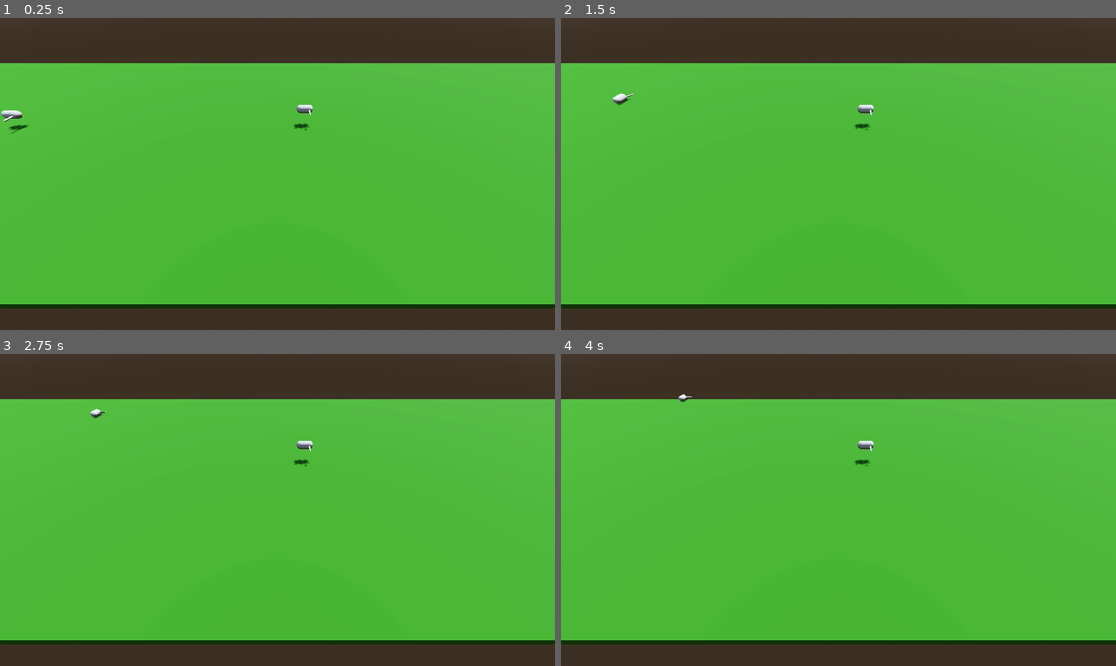
Above: before the commit, frames 1-4 (two rows, left to right).
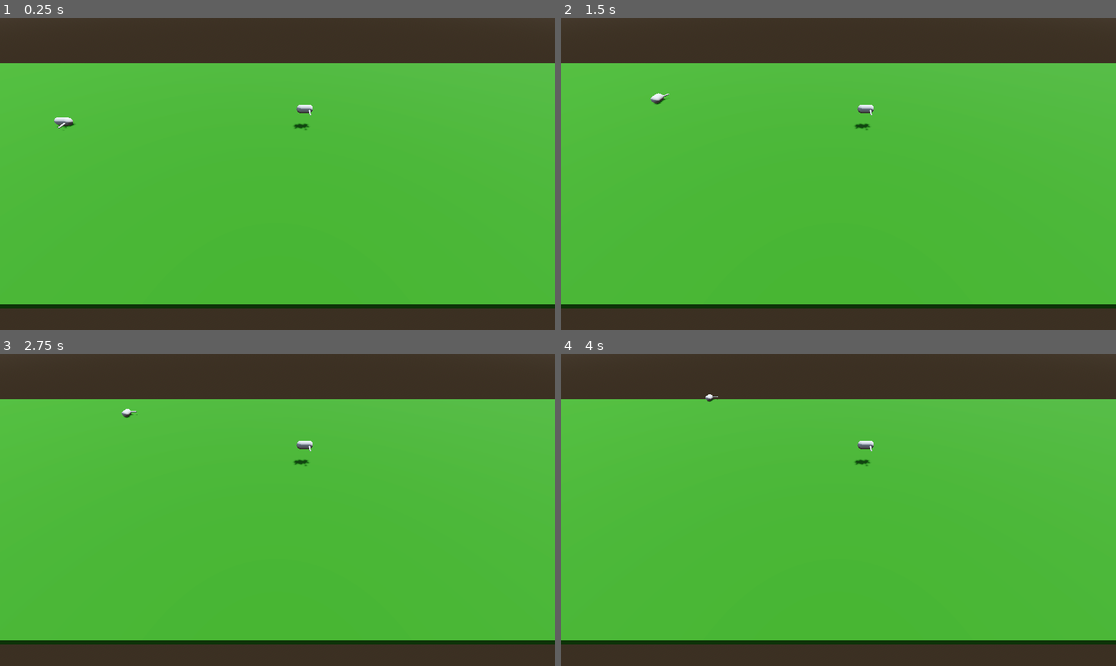
Above: after the commit, the same moments.

Repository: ALunarWaffle/GMTK-2024
Game: Godot game, scene res://Scenes/kitty_playmat.tscn
The game is run twice, just before and just after one commit, with the same random seed, the same clock (stepped at 60 frames per second) and the same inputs. Before the commit the project starts from res://Scenes/playmat.tscn.
Inputs (mouse positions are in pixels of both pictures, inside the frame that each line leads up to):
- Up to frame 1 (0.25 s): no input
- Up to frame 2 (1.5 s): move the mouse to (866, 174) at 0.52 s; hold W (up) from 0.53 s (still down); tap Space (jump) at 0.6, 0.77, 1.07 s; move the mouse to (810, 174) at 1.27 s; click (810, 174) at 1.35 s
- Up to frame 3 (2.75 s): keep holding W (up); tap Space (jump) at 1.52, 1.55, 1.82, 2.1 s; move the mouse to (288, 503) at 2.02 s
- Up to frame 4 (4 s): keep holding W (up); move the mouse to (832, 516) at 2.77 s; click (832, 516) at 2.85 s; tap Space (jump) at 3.02, 3.05, 3.32, 3.6, 3.77 s; move the mouse to (877, 513) at 3.52 s

The runs differ from the first frame. In frame 1, 0.2% of the frame differs, in the area x 0-14%, y 29-38%; in frame 2, 0.1%; in frame 3, less than 0.1%; in frame 4, less than 0.1%.

Commit message:
Added basic mouse w/ movement and camera + mouse game scene

Diff:
--- a/Scenes/playmat.tscn
+++ b/Scenes/kitty_playmat.tscn
@@ -1,7 +1,7 @@
-[gd_scene load_steps=7 format=3 uid="uid://cq23njm7ria8u"]
+[gd_scene load_steps=7 format=3 uid="uid://vhv7lmaxi3ts"]
 
-[ext_resource type="PackedScene" uid="uid://sbbs4c3dcyse" path="res://Scenes/kitty.tscn" id="1_op4f4"]
-[ext_resource type="PackedScene" uid="uid://cl3yil7hlr2ta" path="res://Scenes/ai_kitty.tscn" id="2_bjvmx"]
+[ext_resource type="PackedScene" uid="uid://cl3yil7hlr2ta" path="res://Scenes/ai_kitty.tscn" id="1_ek8xb"]
+[ext_resource type="PackedScene" uid="uid://usohdpuvqtrk" path="res://Scenes/kitty.tscn" id="2_otmkr"]
 
 [sub_resource type="ProceduralSkyMaterial" id="ProceduralSkyMaterial_hqfd7"]
 sky_horizon_color = Color(0.64625, 0.65575, 0.67075, 1)
@@ -31,13 +31,13 @@
 [node name="Camera3D" type="Camera3D" parent="."]
 transform = Transform3D(1, 0, 0, 0, 0.707107, 0.707107, 0, -0.707107, 0.707107, -0.0323181, 14.6513, 25.6798)
 
-[node name="KittyBody3D" parent="." instance=ExtResource("1_op4f4")]
-transform = Transform3D(1, 0, 0, 0, 1, 0, 0, 0, 1, -32.9738, 1.70044, 2.62714)
-
 [node name="CSGBox3D" type="CSGBox3D" parent="."]
 transform = Transform3D(126.713, 0, 0, 0, 1, 0, 0, 0, 45.1593, 0, 0, 0)
 use_collision = true
 material = SubResource("StandardMaterial3D_mkgg0")
 
-[node name="AIKittyBody3D" parent="." instance=ExtResource("2_bjvmx")]
+[node name="AIKittyBody3D" parent="." instance=ExtResource("1_ek8xb")]
 transform = Transform3D(1, 0, 0, 0, 1, 0, 0, 0, 1, 3.35604, 1.5, 2.06016)
+
+[node name="KittyBody3D" parent="." instance=ExtResource("2_otmkr")]
+transform = Transform3D(1, 0, 0, 0, 1, 0, 0, 0, 1, -27.4278, 0.5, 2.4937)
--- /dev/null
+++ b/Scenes/mouse.tscn
@@ -0,0 +1,36 @@
+[gd_scene load_steps=5 format=3 uid="uid://bghho4kek3vva"]
+
+[ext_resource type="Script" path="res://Scripts/mouse.gd" id="1_6ubpe"]
+[ext_resource type="Script" path="res://Scripts/camera.gd" id="2_6rdtg"]
+
+[sub_resource type="CapsuleShape3D" id="CapsuleShape3D_w85ct"]
+
+[sub_resource type="BoxMesh" id="BoxMesh_vx6xe"]
+size = Vector3(1, 1, 2)
+
+[node name="MouseBody3D" type="CharacterBody3D"]
+transform = Transform3D(0.1, 0, 0, 0, 0.1, 0, 0, 0, 0.1, 0, 0, 0)
+script = ExtResource("1_6ubpe")
+
+[node name="CollisionShape3D" type="CollisionShape3D" parent="."]
+transform = Transform3D(1, 0, 0, 0, -4.37114e-08, 1, 0, -1, -4.37114e-08, 0, 0.5, 0)
+shape = SubResource("CapsuleShape3D_w85ct")
+
+[node name="MeshInstance3D" type="MeshInstance3D" parent="."]
+transform = Transform3D(1, 0, 0, 0, 1, 0, 0, 0, 1, 0, 0.5, 0)
+mesh = SubResource("BoxMesh_vx6xe")
+
+[node name="MeshInstance3D" type="MeshInstance3D" parent="MeshInstance3D"]
+transform = Transform3D(0.25, 0, 0, 0, 0.25, 0, 0, 0, 0.25, 0, -0.116379, -1.05381)
+mesh = SubResource("BoxMesh_vx6xe")
+
+[node name="AnimationPlayer" type="AnimationPlayer" parent="."]
+
+[node name="Swivel" type="Node3D" parent="."]
+script = ExtResource("2_6rdtg")
+
+[node name="SpringArm3D" type="SpringArm3D" parent="Swivel"]
+transform = Transform3D(1, 0, 0, 0, -11.3306, 16.1718, 0, 12.4256, 14.7467, 0, 4.99523, 1.47203)
+
+[node name="Camera3D" type="Camera3D" parent="Swivel/SpringArm3D"]
+transform = Transform3D(10, 0, 0, 0, -0.593693, 0.0340866, 0, 0.0261904, 0.456164, 0.021857, -0.0300761, 1.00896)
--- /dev/null
+++ b/Scenes/mouse_playmat.tscn
@@ -0,0 +1,40 @@
+[gd_scene load_steps=7 format=3 uid="uid://jp7bjh830n08"]
+
+[ext_resource type="PackedScene" uid="uid://cl3yil7hlr2ta" path="res://Scenes/ai_kitty.tscn" id="1_rbdqc"]
+[ext_resource type="PackedScene" uid="uid://bghho4kek3vva" path="res://Scenes/mouse.tscn" id="2_nwv8f"]
+
+[sub_resource type="ProceduralSkyMaterial" id="ProceduralSkyMaterial_hqfd7"]
+sky_horizon_color = Color(0.64625, 0.65575, 0.67075, 1)
+ground_horizon_color = Color(0.64625, 0.65575, 0.67075, 1)
+
+[sub_resource type="Sky" id="Sky_6gdg8"]
+sky_material = SubResource("ProceduralSkyMaterial_hqfd7")
+
+[sub_resource type="Environment" id="Environment_i15ps"]
+background_mode = 2
+sky = SubResource("Sky_6gdg8")
+tonemap_mode = 2
+glow_enabled = true
+
+[sub_resource type="StandardMaterial3D" id="StandardMaterial3D_mkgg0"]
+albedo_color = Color(0.126697, 0.364289, 2.40654e-07, 1)
+
+[node name="Playmat" type="Node3D"]
+
+[node name="WorldEnvironment" type="WorldEnvironment" parent="."]
+environment = SubResource("Environment_i15ps")
+
+[node name="DirectionalLight3D" type="DirectionalLight3D" parent="."]
+transform = Transform3D(-0.866023, -0.433016, 0.250001, 0, 0.499998, 0.866027, -0.500003, 0.749999, -0.43301, 0, 0, 0)
+shadow_enabled = true
+
+[node name="CSGBox3D" type="CSGBox3D" parent="."]
+transform = Transform3D(113.882, 0, 0, 0, 3, 0, 0, 0, 40.586, 0, -1.5, -0.005)
+use_collision = true
+material = SubResource("StandardMaterial3D_mkgg0")
+
+[node name="AIKittyBody3D" parent="." instance=ExtResource("1_rbdqc")]
+transform = Transform3D(1, 0, 0, 0, 1, 0, 0, 0, 1, 3.35604, 1.5, 2.06016)
+
+[node name="MouseBody3D" parent="." instance=ExtResource("2_nwv8f")]
+transform = Transform3D(0.1, 0, 0, 0, 0.1, 0, 0, 0, 0.1, 5.22064, 0, 6.65626)
--- /dev/null
+++ b/Scripts/camera.gd
@@ -0,0 +1,15 @@
+extends Node3D
+
+@export var sensitivity = 0.002
+
+# Called when the node enters the scene tree for the first time.
+func _ready():
+	pass # Replace with function body.
+
+func _unhandled_input(event):
+	#turns mouse movement into camera movement
+	if event is InputEventMouseMotion:
+		rotation.y = rotation.y - event.relative.x * sensitivity
+		rotation.x = rotation.x - event.relative.y * sensitivity
+		#stops player from wrapping camera too far up/down
+		rotation.x = clamp(rotation.x, deg_to_rad(-10), deg_to_rad(55))
--- /dev/null
+++ b/Scripts/mouse.gd
@@ -0,0 +1,51 @@
+extends CharacterBody3D
+
+
+@export var SPEED = 5.0
+@export var JUMP_VELOCITY = 4.5
+@export var gravity = 20
+
+#mouse focus on game in desktop copy
+func _ready():
+	Input.set_mouse_mode(Input.MOUSE_MODE_CAPTURED)
+
+#mouse focus on game in browser copy (when clicking on game
+func _input(event: InputEvent) -> void:
+	if event is InputEventMouseButton:
+		Input.mouse_mode = Input.MOUSE_MODE_CAPTURED
+
+@onready var camroot = $Swivel
+@onready var mesh = $MeshInstance3D
+
+func _physics_process(delta):
+	# Add the gravity.
+	if not is_on_floor():
+		velocity.y -= gravity * delta
+
+	# Handle Jump.
+	if Input.is_action_just_pressed("jump") and is_on_floor():
+		velocity.y = JUMP_VELOCITY
+
+	# Get the input direction and handle the movement/deceleration.
+	#inputs are defined in Project->Project Settings->Input Map
+	var input_dir = Input.get_vector("left", "right", "up", "down")
+	var direction = (transform.basis * Vector3(input_dir.x, 0, input_dir.y)).normalized()
+
+	#rotates character controller to follow y of camera
+	direction = direction.rotated(Vector3.UP,camroot.rotation.y).normalized()
+
+	if direction:
+		#rotates rendered character so they're pointing based on player input
+		#pi/2 added because input_dir works on an x/y 2d plane that's 90 deg off from x/z 3d plane
+		#similarly, 3d plane I think rotates differently, thus the negatives
+		mesh.rotation.y = -(input_dir.angle()+(PI/2)-camroot.rotation.y)
+
+		#moves character smoothly based on direction(s) input
+		velocity.x = direction.x * SPEED
+		velocity.z = direction.z * SPEED
+	else:
+		velocity.x = 0
+		velocity.z = 0
+
+	#to prevent sticking to terrain
+	move_and_slide()
--- a/project.godot
+++ b/project.godot
@@ -11,7 +11,7 @@
 [application]
 
 config/name="GMTK2024"
-run/main_scene="res://Scenes/playmat.tscn"
+run/main_scene="res://Scenes/kitty_playmat.tscn"
 config/features=PackedStringArray("4.3", "Mobile")
 config/icon="res://icon.svg"
 
Not shown: 1 places in Scenes/kitty.tscn that only renumber resources
